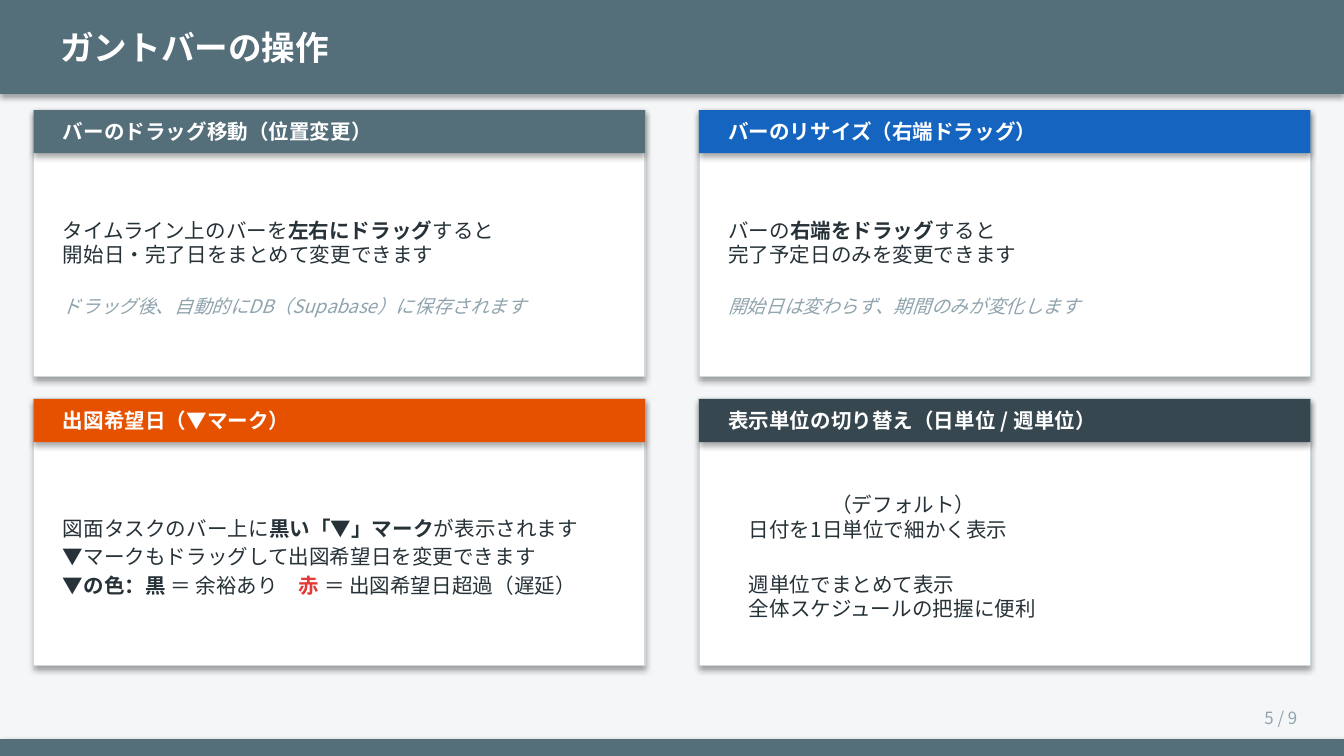
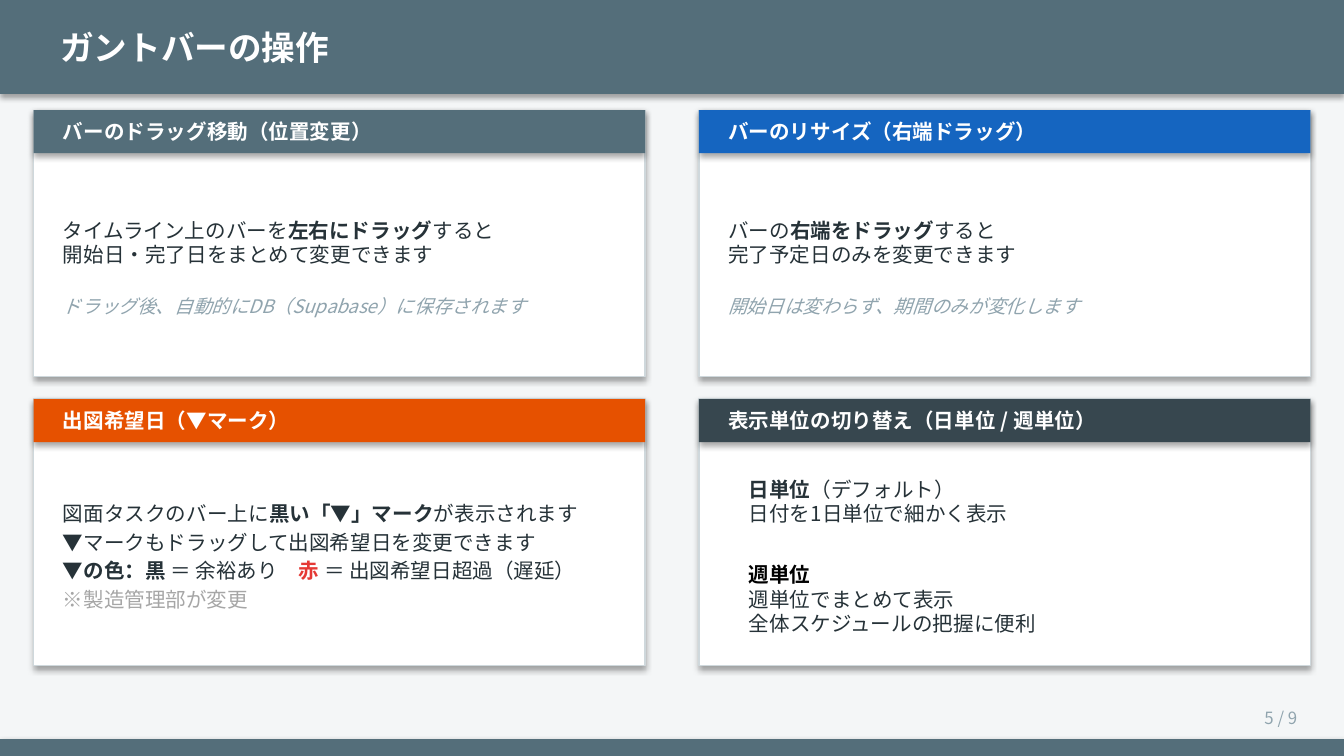
Before and after one commit to kemcokurosaki-oss/design-schedule, a slide deck: slide 5 of 設計工程表_使い方説明書.pptx. Drawn at 1344x756 pixels with LibreOffice and Linux fonts; fonts in the diff are those of the drawing. Boxes give left, top, right and bottom in pixels: in the first picture for what was removed or moved away, otherwise in the second. Text is boxed around its words. In the diff, an @@ line names an element or a change of style, - is before the commit and + after.

Commit message:
タスクの希望日設定を改善し、計画・出張モードでは希望日を非表示にするロジックを追加しました。これにより、特定のタスクタイプに応じた表示が可能になりました。

```diff
--- a/設計工程表_使い方説明書.pptx
+++ b/設計工程表_使い方説明書.pptx
@@ text "日単位（デフォルト） 日付を1日単位で細かく表示": place and size @@
-text "日単位（デフォルト） 日付を1日単位で細かく表示" at <box>728,494,1036,618</box>
+text "日単位（デフォルト） 日付を1日単位で細かく表示" at <box>728,479,1036,633</box>
@@ text at <box>749,479,1008,523</box>: text changed @@
-「日単位」（デフォルト）
-日付を1日単位で細かく表示
+日単位（デフォルト）
+日付を1日単位で細かく表示
@@ text "図面タスクのバー上に黒い「▼」マークが表示されます": place and size @@
-text "図面タスクのバー上に黒い「▼」マークが表示されます" at <box>63,518,578,595</box>
+text "図面タスクのバー上に黒い「▼」マークが表示されます" at <box>63,503,578,609</box>
@@ text at <box>728,564,1036,633</box>: text colour #FFFFFF to #000000 in "「週単位」" @@
@@ text at <box>63,590,248,609</box>: paragraph added @@
+※製造管理部が変更
```
Also in this commit, not shown: 6 other slides changed, 2 other files.
